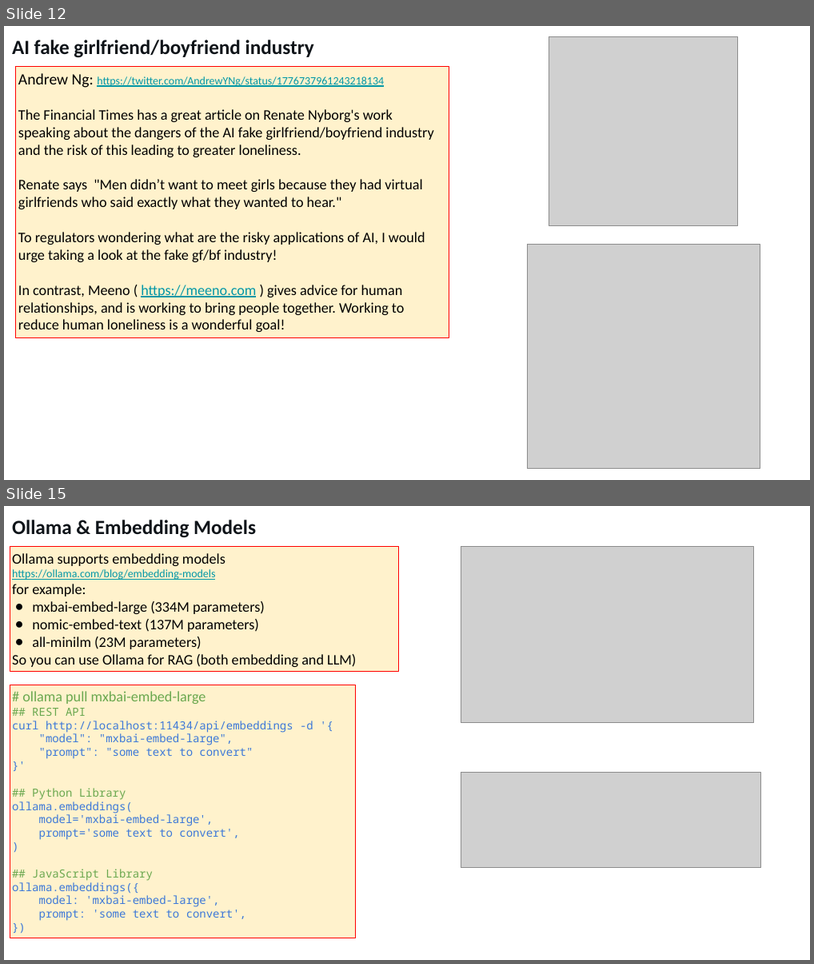
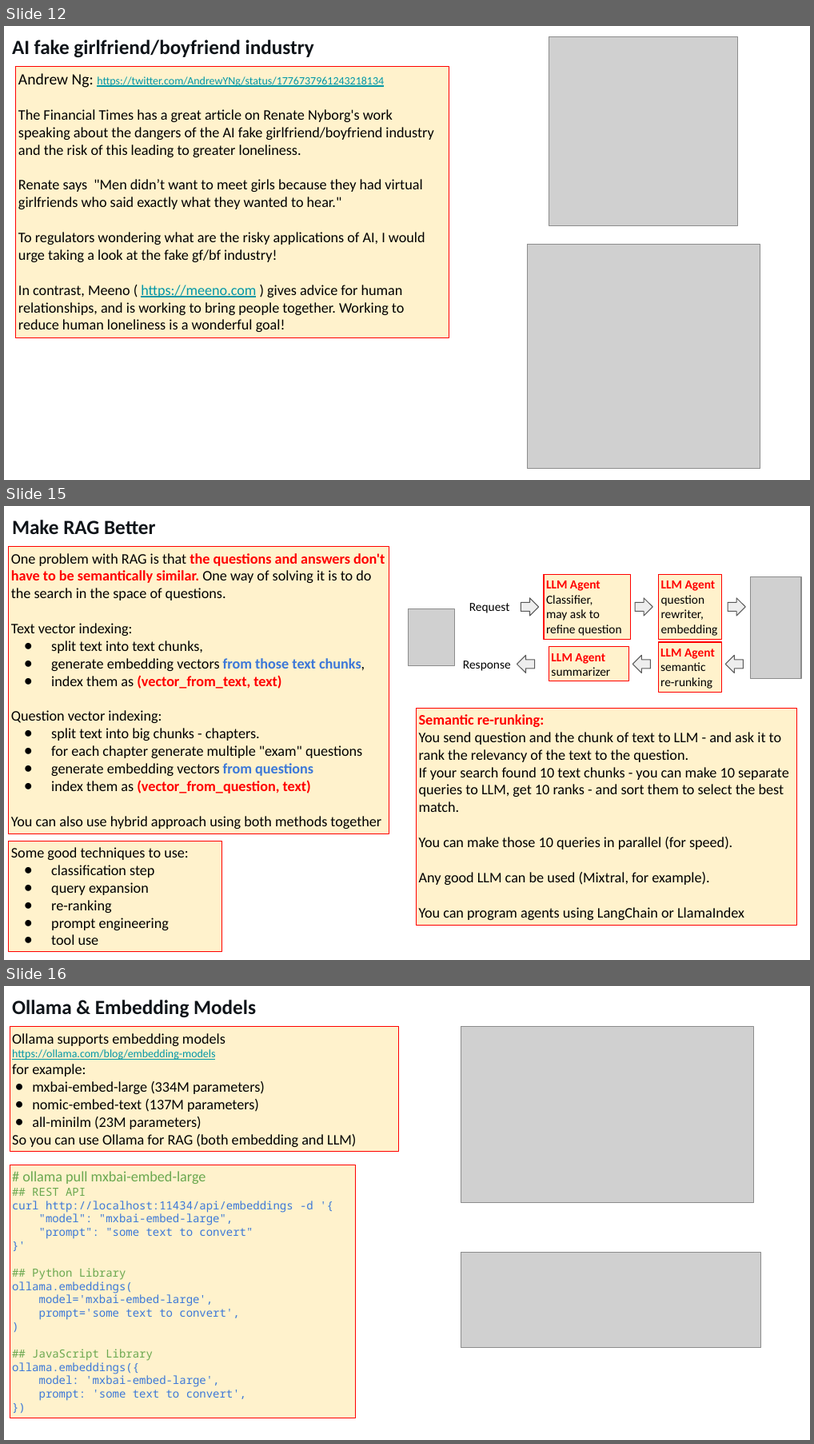
Before and after one commit to lselector/seminar, a slide deck: 2024/2024-04-12-AI-Updates.pptx. Shown one above the other, each under a label of ours: slides 12 and 15 before the commit, slides 12, 15 and 16 after it; the slides between them are not shown. The pictures are 814x964 and 814x1444 pixels, drawn with LibreOffice and Linux fonts; fonts in the diff are those of the drawing; grey boxes stand for pictures. Boxes give left, top, right and bottom in pixels: in the first picture for what was removed or moved away, otherwise in the second. Text is boxed around its words. In the diff, an @@ line names an element or a change of style, - is before the commit and + after.

```diff
--- a/2024/2024-04-12-AI-Updates.pptx
+++ b/2024/2024-04-12-AI-Updates.pptx
@@ slide 15 added at [4,506,810,960], background #FFFFFF @@
@@ text added at [12,520,155,535], 18 pt, text #0F1419, bold @@
+Make RAG Better
@@ rectangle added at [9,546,390,833], fill #FFF2CC, outline #FF0000 0.75 pt, 13 pt, text #000000 @@
+One problem with RAG is that the questions and answers don't have to be semantically similar. One way of solving it is to do the search in the space of questions.
+Text vector indexing:
+● split text into text chunks,
+● generate embedding vectors from those text chunks,
+● index them as (vector_from_text, text)
+Question vector indexing:
+● split text into big chunks - chapters.
+● for each chapter generate multiple "exam" questions
+● generate embedding vectors from questions
+● index them as (vector_from_question, text)
+You can also use hybrid approach using both methods together
@@ rectangle added at [544,575,631,639], fill #FFF2CC, outline #FF0000 0.75 pt, 11 pt, text #000000 @@
+LLM Agent
+Classifier,
+may ask to refine question
@@ rectangle added at [658,575,722,639], fill #FFF2CC, outline #FF0000 0.75 pt, 11 pt, text #000000 @@
+LLM Agent
+question
+rewriter,
+embedding
@@ picture added at [750,577,802,679] @@
@@ right arrow added at [521,598,538,616], fill #EEEEEE, outline #595959 0.75 pt @@
@@ right arrow added at [635,598,653,616], fill #EEEEEE, outline #595959 0.75 pt @@
@@ right arrow added at [728,598,746,616], fill #EEEEEE, outline #595959 0.75 pt @@
@@ picture added at [408,609,454,666] @@
@@ text added at [470,603,510,613], 11 pt, text #000000 @@
+Request
@@ rectangle added at [549,646,629,681], fill #FFF2CC, outline #FF0000 0.75 pt, 11 pt, text #000000 @@
+LLM Agent
+summarizer
@@ rectangle added at [658,642,722,692], fill #FFF2CC, outline #FF0000 0.75 pt, 11 pt, text #000000 @@
+LLM Agent
+semantic re-runking
@@ text added at [463,660,511,671], 11 pt, text #000000 @@
+Response
@@ right arrow added at [517,655,534,673], fill #EEEEEE, outline #595959 0.75 pt @@
@@ right arrow added at [633,655,650,673], fill #EEEEEE, outline #595959 0.75 pt @@
@@ right arrow added at [726,655,743,673], fill #EEEEEE, outline #595959 0.75 pt @@
@@ rectangle added at [417,708,798,924], fill #FFF2CC, outline #FF0000 0.75 pt, 13 pt, text #000000 @@
+Semantic re-runking:
+You send question and the chunk of text to LLM - and ask it to rank the relevancy of the text to the question.
+If your search found 10 text chunks - you can make 10 separate queries to LLM, get 10 ranks - and sort them to select the best match.
+You can make those 10 queries in parallel (for speed).
+Any good LLM can be used (Mixtral, for example).
+You can program agents using LangChain or LlamaIndex
@@ rectangle added at [9,840,222,951], fill #FFF2CC, outline #FF0000 0.75 pt, 13 pt, text #000000 @@
+Some good techniques to use:
+● classification step
+● query expansion
+● re-ranking
+● prompt engineering
+● tool use
@@ what was slide 15 is now slide 16 @@
```
Also in this commit, not shown: 5 slides changed.
